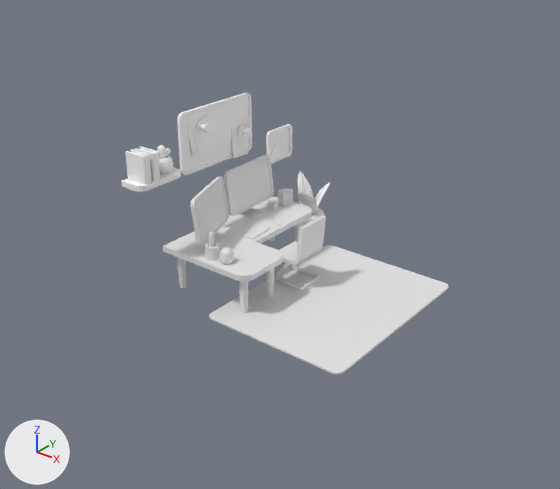
What one commit did to the glTF model src/assets/models/room.glb.
Both versions are drawn from a camera (50 mm lens) standing at (14.01, -17.88, 12.15) and looking at (0.98, -1.59, 2.05). The lights are fixed; the arrows at lower left show +X, +Y and +Z. The picture after the commit comes second. Where no turn or scale is listed for an object, it has been applied to the vertices.

The first picture shows 'blackboard', 'carpet', 'chair', 'desktop-plane-0', 'desktop-plane-1', 'frame', 'plant', 'room', 'shelf' and 2 more.
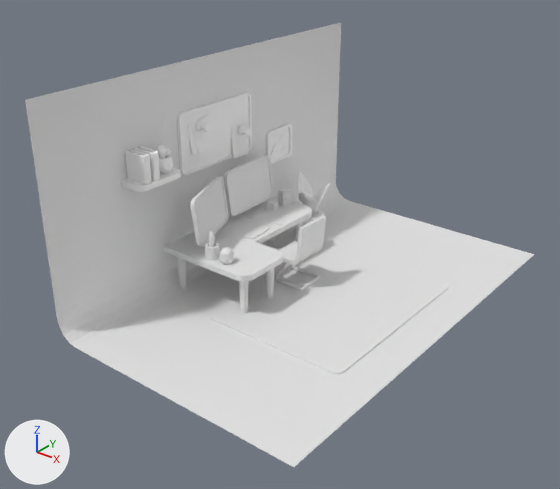
What differs and where, as boxes [x1, y1, x2, y2] in the pictures (560 x 489 px):
```json
{"object": "shadow-catcher", "change": "added", "after": [25, 23, 534, 467]}
```

The change, as JSON lines over the scene's bpy script:
```json
{"op": "add", "block": "me_roundcube_002", "code": ["me_roundcube_002 = bpy.data.meshes.new('Roundcube.002')", "me_roundcube_002.from_pydata([(-3.32, 4.39, -2.97), (-3.32, -9.32, -2.97), (-3.48, 4.39, -2.72), (-3.48, -9.32, -2.72), (-3.52, 4.39, 3.81), (-3.52, 4.39, -2.47), (-3.52, -9.32, -2.47), (-3.52, -9.32, 3.81), (4.94, 4.39, -3.17), (4.94, -9.32, -3.17), (-2.82, -9.32, -3.17), (-2.82, 4.39, -3.17), (-3.07, -9.32, -3.13), (-3.07, 4.39, -3.13)], [], [(0, 2, 3), (0, 3, 1), (2, 5, 6), (2, 6, 3), (5, 4, 7), (5, 7, 6), (9, 8, 11), (9, 11, 10), (10, 11, 13), (10, 13, 12), (12, 13, 0), (12, 0, 1)])"]}
{"op": "add", "block": "ob_shadow_catcher", "code": ["ob_shadow_catcher = bpy.data.objects.new('shadow-catcher', me_roundcube_002)", "ob_shadow_catcher.location = (0.84, 2.23, 3.18)"]}
```
